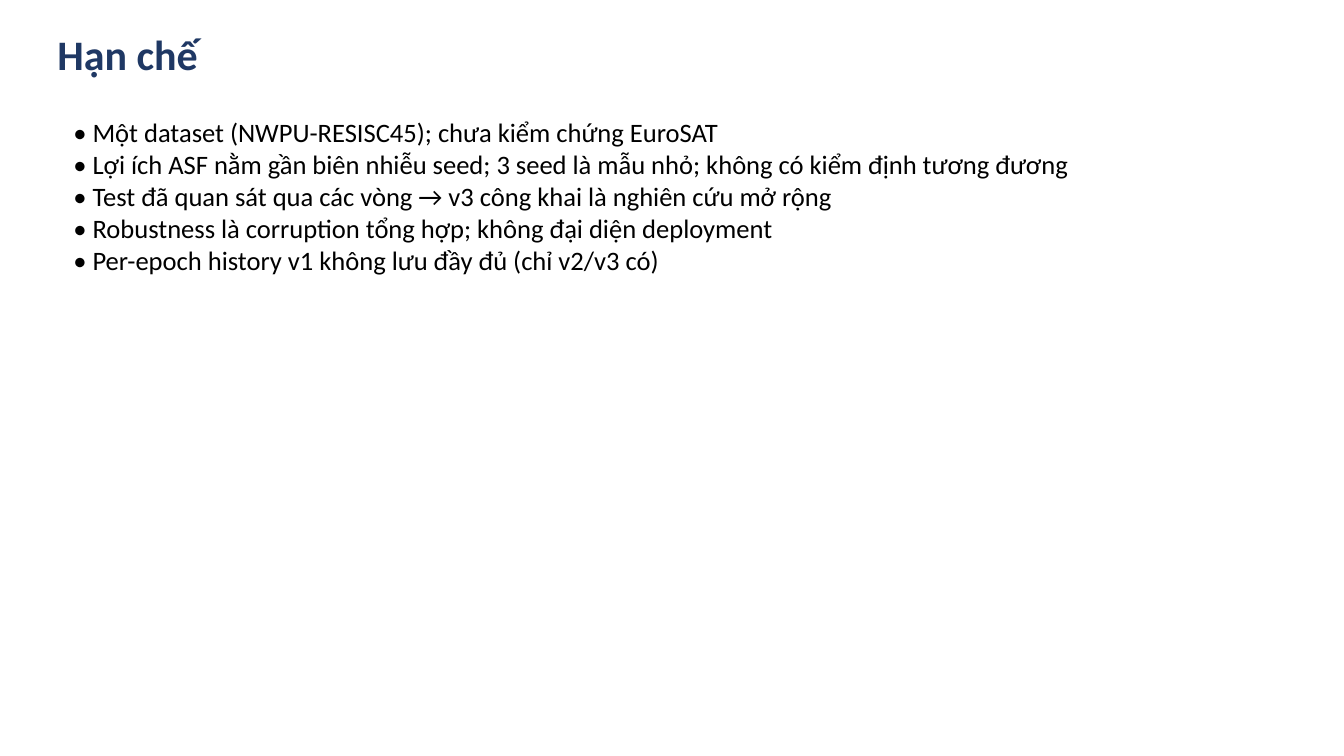
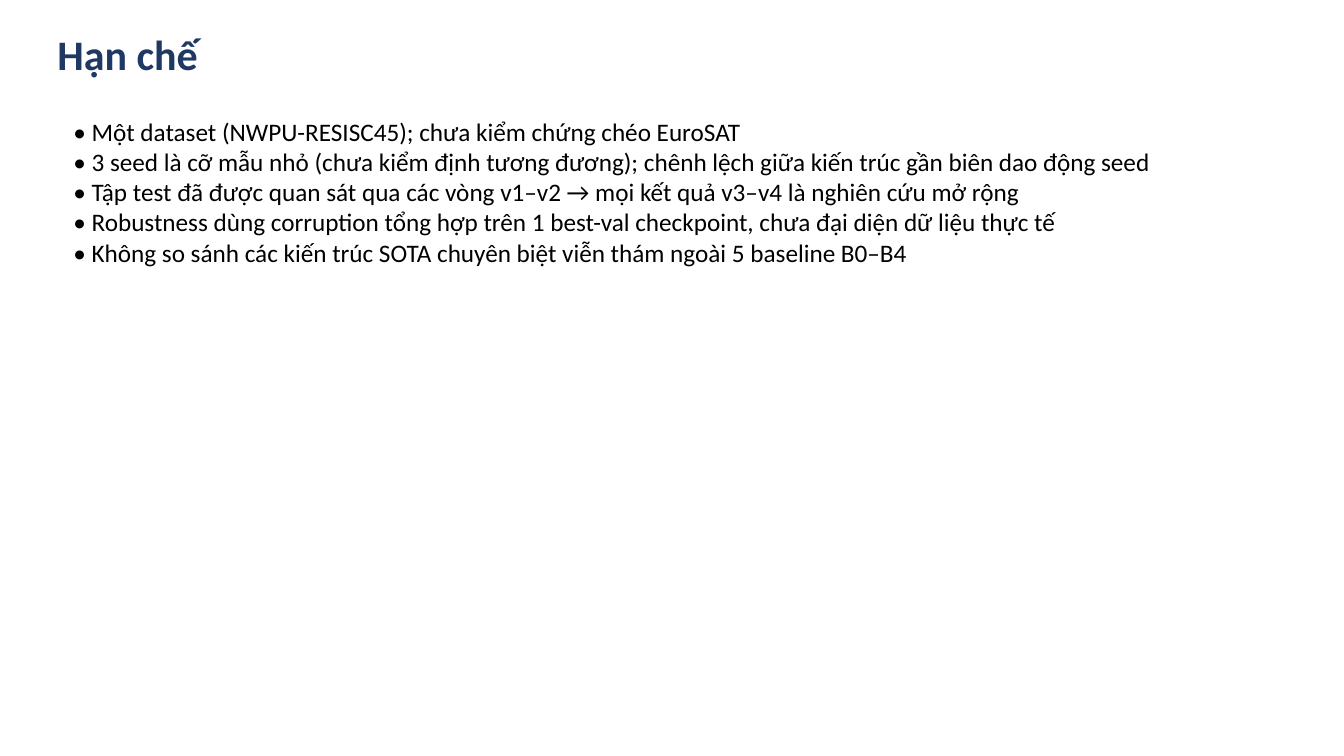
Before and after one commit to bangdang-ai-developer/kaggle-research, a slide deck: slide 17 of deliverables/Slides_cuoi_mon_NWPU_RESISC45.pptx (slide 18 before the commit). Drawn at 1344x756 pixels with LibreOffice and Linux fonts; fonts in the diff are those of the drawing. Boxes give left, top, right and bottom in pixels: in the first picture for what was removed or moved away, otherwise in the second. Text is boxed around its words. In the diff, an @@ line names an element or a change of style, - is before the commit and + after.

Commit message:
Audit and finalize NWPU-RESISC45 final submission (DOCX, PPTX, ZIP, validator, demo)

```diff
--- a/deliverables/Slides_cuoi_mon_NWPU_RESISC45.pptx
+++ b/deliverables/Slides_cuoi_mon_NWPU_RESISC45.pptx
@@ text at [92,121,1149,267]: text changed; size 19 to 18 pt @@
-• Một dataset (NWPU-RESISC45); chưa kiểm chứng EuroSAT
-• Lợi ích ASF nằm gần biên nhiễu seed; 3 seed là mẫu nhỏ; không có kiểm định tương đương
-• Test đã quan sát qua các vòng → v3 công khai là nghiên cứu mở rộng
-• Robustness là corruption tổng hợp; không đại diện deployment
-• Per-epoch history v1 không lưu đầy đủ (chỉ v2/v3 có)
+• Một dataset (NWPU-RESISC45); chưa kiểm chứng chéo EuroSAT
+• 3 seed là cỡ mẫu nhỏ (chưa kiểm định tương đương); chênh lệch giữa kiến trúc gần biên dao động seed
+• Tập test đã được quan sát qua các vòng v1–v2 → mọi kết quả v3–v4 là nghiên cứu mở rộng
+• Robustness dùng corruption tổng hợp trên 1 best-val checkpoint, chưa đại diện dữ liệu thực tế
+• Không so sánh các kiến trúc SOTA chuyên biệt viễn thám ngoài 5 baseline B0–B4
```
Also in this commit, not shown: 12 other slides changed, 6 slides added, 7 slides removed, 24 other files.
